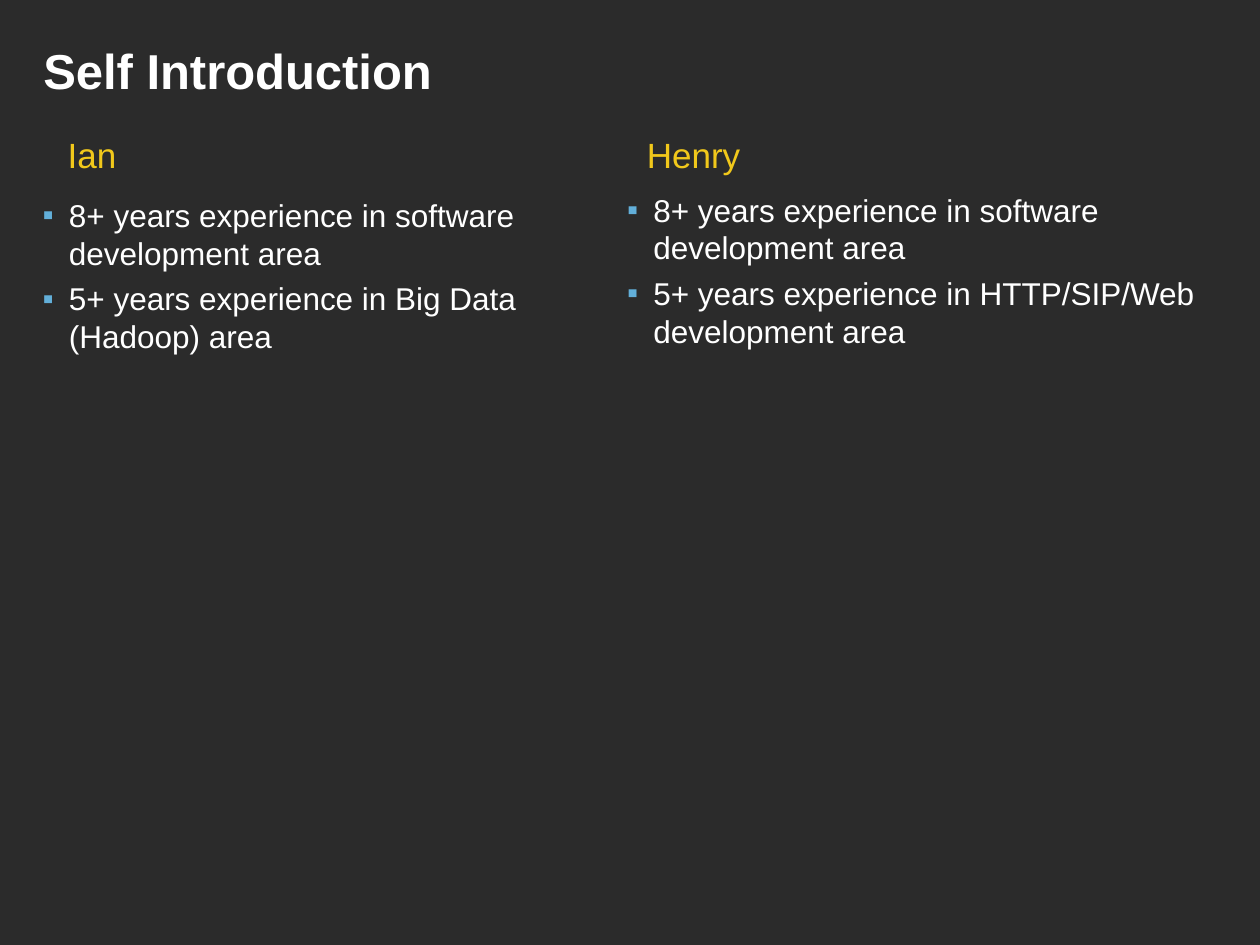
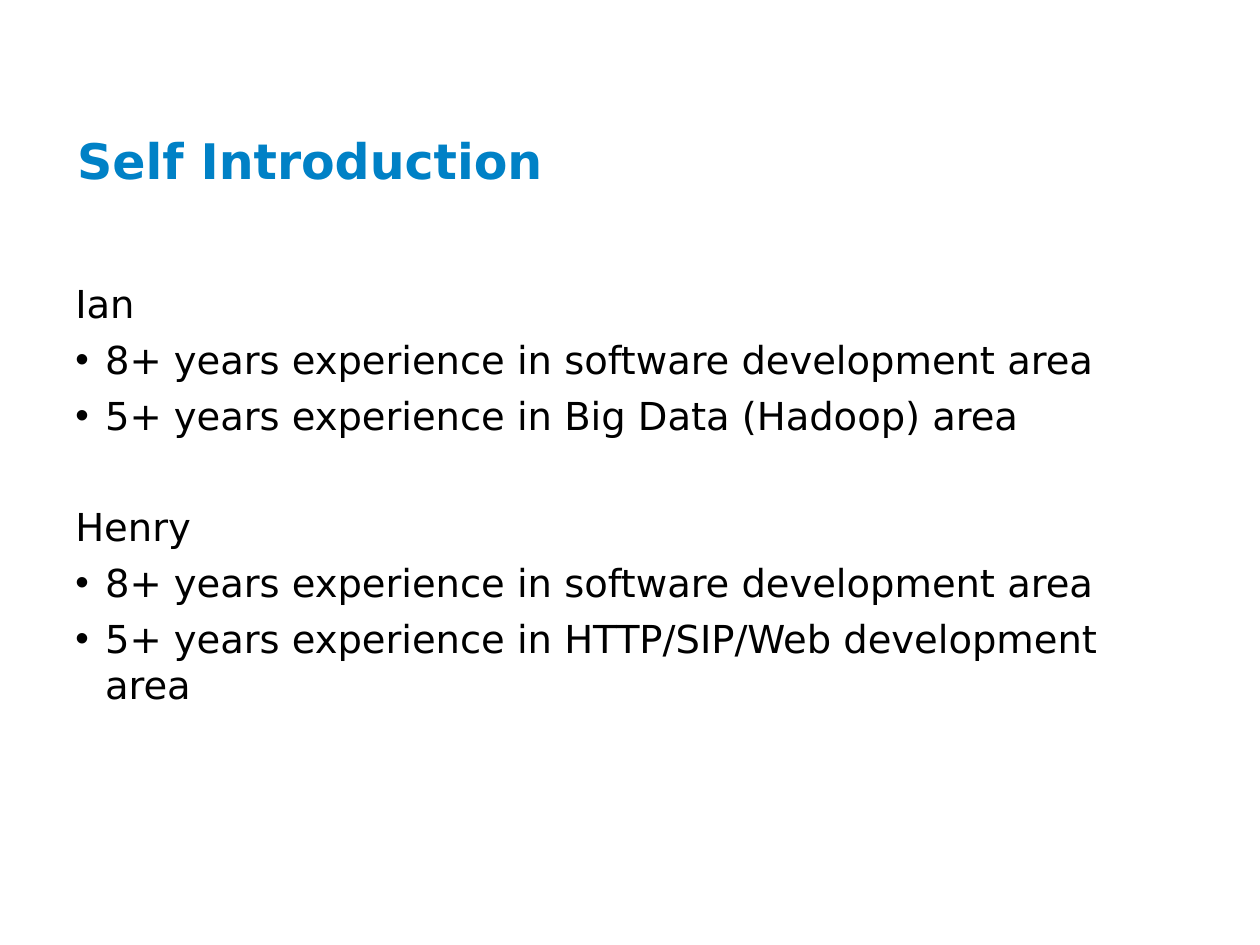
Before and after one commit to ianlin/small-data, a slide deck: slide 2 of training/data_etl.ppt. Drawn at 1260x945 pixels with LibreOffice and Linux fonts; fonts in the diff are those of the drawing; background and template pictures are left out; a plain dark background stands for a picture behind light text. Boxes give left, top, right and bottom in pixels: in the first picture for what was removed or moved away, otherwise in the second. Text is boxed around its words. In the diff, an @@ line names an element or a change of style, - is before the commit and + after.

```diff
--- a/training/data_etl.ppt
+++ b/training/data_etl.ppt
@@ background picture (left out) to #FFFFFF @@
@@ title "Self Introduction" moved from (x1=43, y1=53, x2=432, y2=90) to (x1=77, y1=141, x2=543, y2=180) @@
@@ title "Self Introduction" at (x1=77, y1=141, x2=543, y2=180): font Arial to DejaVu Sans, text colour #FFFFFF to #0081C6; vertical alignment top to middle @@
@@ text removed at (x1=68, y1=144, x2=117, y2=169) @@
-Ian
@@ text removed at (x1=647, y1=144, x2=740, y2=175) @@
-Henry
@@ text removed at (x1=69, y1=204, x2=515, y2=354) @@
-▪ 8+ years experience in software development area
-▪ 5+ years experience in Big Data (Hadoop) area
@@ text "Ian" moved from (x1=653, y1=199, x2=1195, y2=349) to (x1=75, y1=290, x2=1097, y2=700) @@
@@ text at (x1=75, y1=290, x2=1093, y2=549): paragraphs added @@
+Ian
+• 8+ years experience in software development area
+• 5+ years experience in Big Data (Hadoop) area
+Henry
@@ text at (x1=105, y1=567, x2=1097, y2=700): size 18 to 22 pt, font Arial to DejaVu Sans, text colour #FFFFFF to #000000 in "8+ years experience in software development area", "5+ years experience in HTTP/SIP/Web development area"; bullet ▪ to •; more space between paragraphs; bullet colour #62AFD9 to #000000 @@
```
Also in this commit, not shown: 17 other slides changed, 9 slides added, 14 slides removed.
